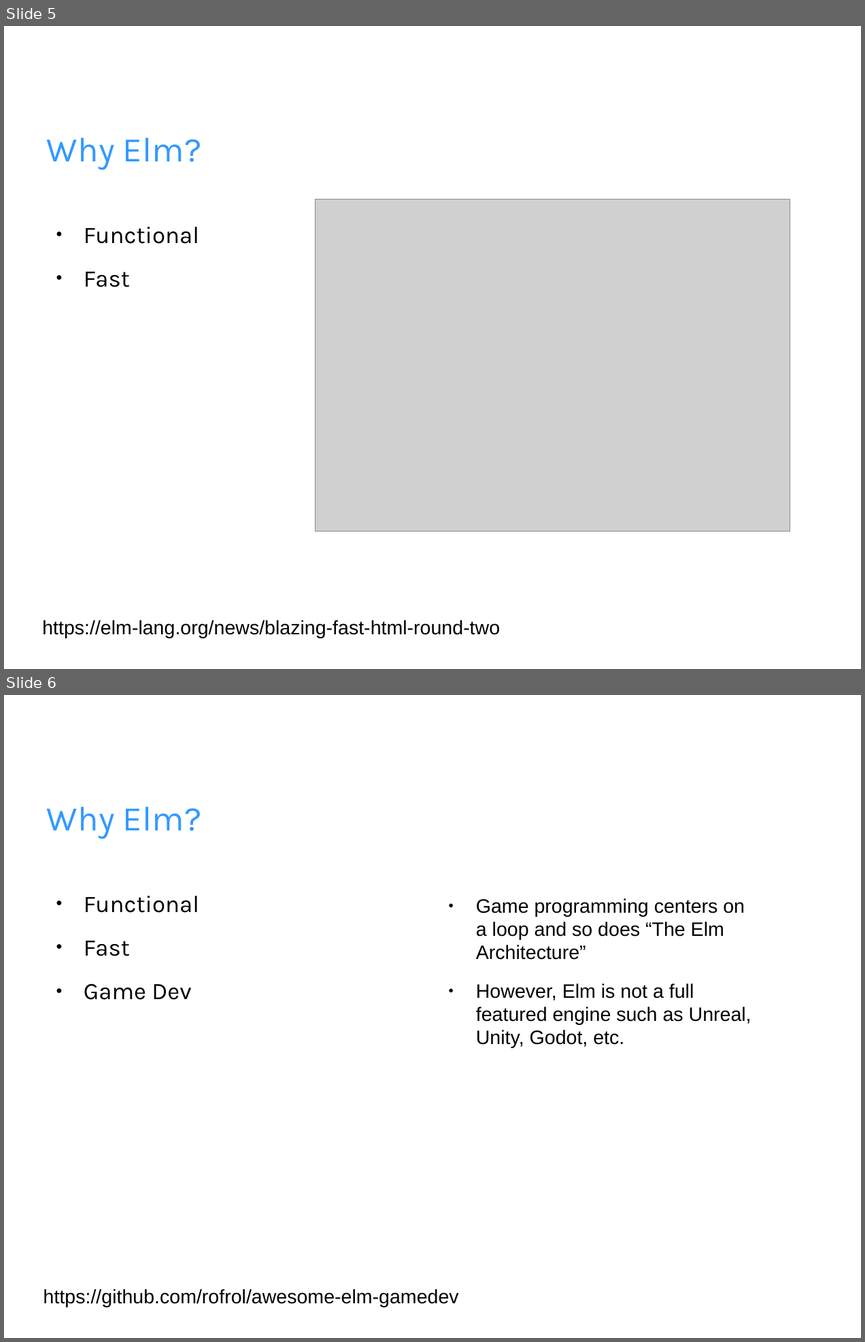
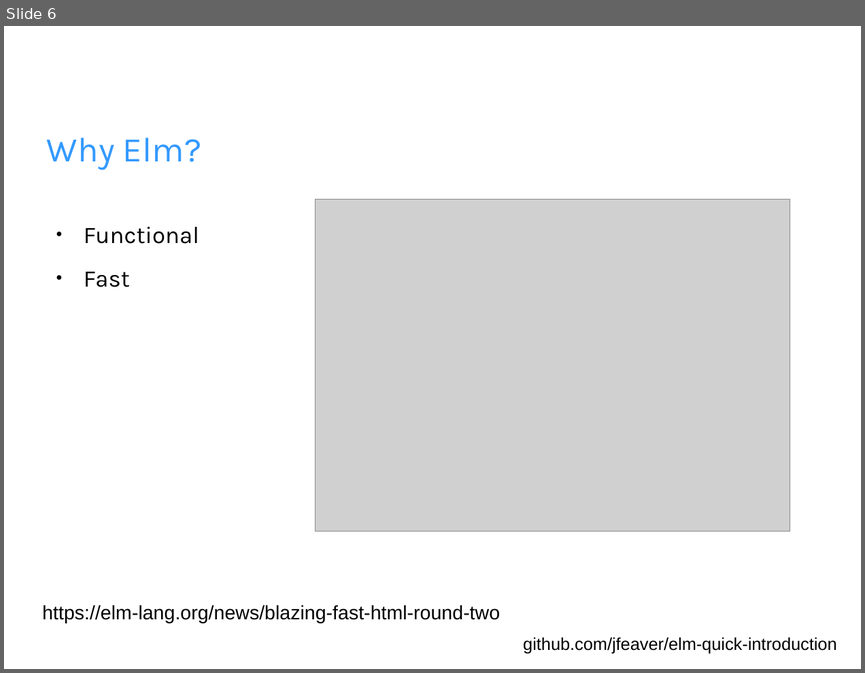
Before and after one commit to jfeaver/elm-quick-introduction, a slide deck: elm-intro.odp. Shown one above the other, each under a label of ours: slides 5 and 6 before the commit, slide 6 after it. The pictures are 865x1342 and 865x673 pixels, drawn with LibreOffice and Linux fonts; fonts in the diff are those of the drawing; grey boxes stand for pictures; background and template pictures are left out. Boxes give left, top, right and bottom in pixels: in the first picture for what was removed or moved away, otherwise in the second. Text is boxed around its words. In the diff, an @@ line names an element or a change of style, - is before the commit and + after.

```diff
--- a/elm-intro.odp
+++ b/elm-intro.odp
@@ slide 6 removed at (4,695,861,1338), background picture (left out) @@
@@ title removed at (47,807,202,838) @@
-Why Elm?
@@ text removed at (84,896,199,1000) @@
-● Functional
-● Fast
-● Game Dev
@@ text removed at (476,898,751,1048) @@
-● Game programming centers on a loop and so does “The Elm Architecture”
-● However, Elm is not a full featured engine such as Unreal, Unity, Godot, etc.
@@ text removed at (43,1289,459,1307) @@
-https://github.com/rofrol/awesome-elm-gamedev
@@ what was slide 5 is now slide 6 @@
@@ slide 6 changed as well @@
@@ text "https://elm-lang.org/news/blazing-fast-html-round-two": place and size @@
-text "https://elm-lang.org/news/blazing-fast-html-round-two" at (42,620,500,638)
+text "https://elm-lang.org/news/blazing-fast-html-round-two" at (42,605,500,623)
@@ text added at (523,637,836,654), 16 pt, text #000000 @@
+github.com/jfeaver/elm-quick-introduction
```
Also in this commit, not shown: 10 other slides changed, 7 slides added, 2 other slides removed, 2 other files.
